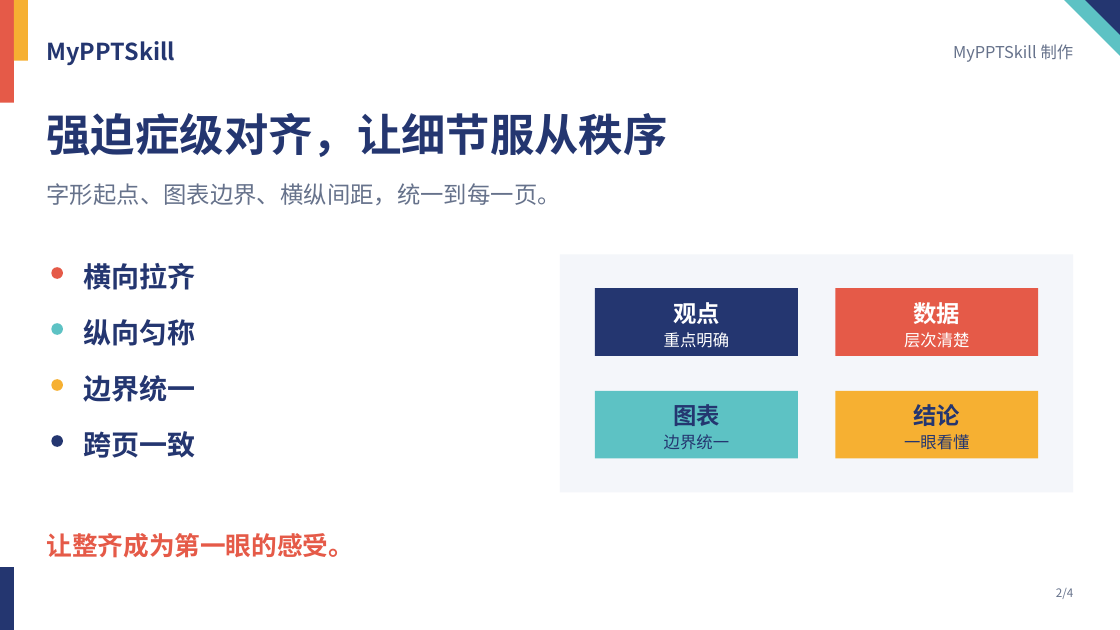
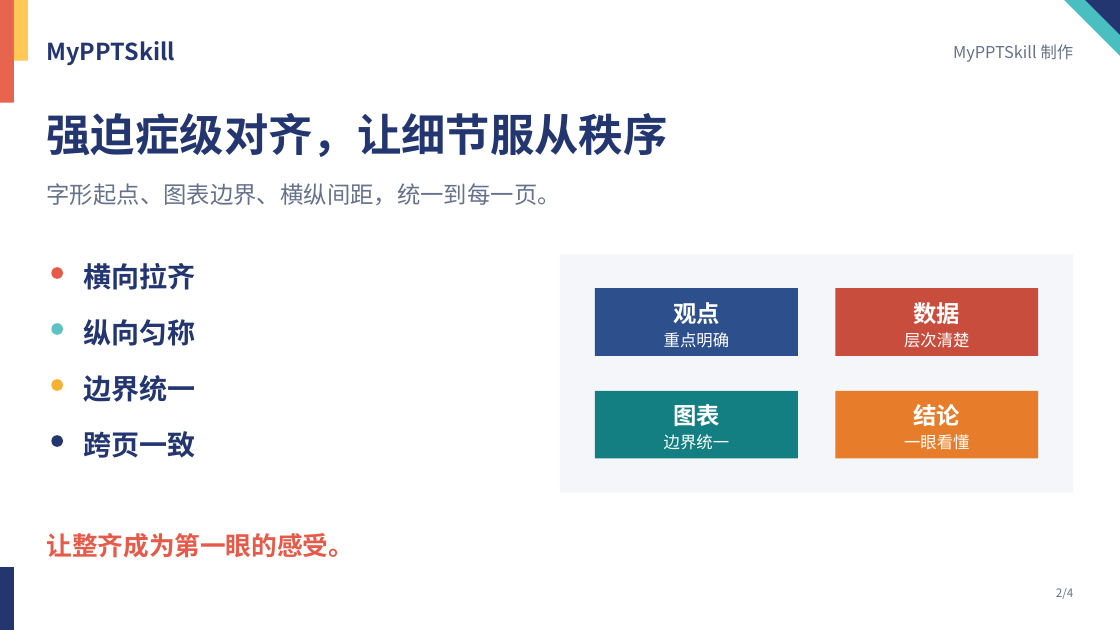
Before and after one commit to Yifan0718/MyPPTSkill, a slide deck: slide 2 of MyPPTSkill-Promo.pptx. Drawn at 1120x630 pixels with LibreOffice and Linux fonts; fonts in the diff are those of the drawing. Boxes give left, top, right and bottom in pixels: in the first picture for what was removed or moved away, otherwise in the second. Text is boxed around its words. In the diff, an @@ line names an element or a change of style, - is before the commit and + after.

```diff
--- a/MyPPTSkill-Promo.pptx
+++ b/MyPPTSkill-Promo.pptx
@@ rectangle at [0, 0, 14, 103]: fill #E55A48 to #E8644E @@
@@ rectangle at [14, 0, 29, 60]: fill #F6B032 to #FFC857 @@
@@ right triangle at [1065, 0, 1120, 56]: fill #5DC2C4 to #49BFC1 @@
@@ rectangle "观点" at [595, 288, 798, 356]: fill #243670 to #2D4F8B @@
@@ rectangle "数据" at [835, 288, 1038, 356]: fill #E55A48 to #C84D3C @@
@@ rectangle "图表" at [595, 391, 798, 459]: text colour #243670 to #FFFFFF; fill #5DC2C4 to #137F82 @@
@@ rectangle "结论" at [835, 391, 1038, 459]: text colour #243670 to #FFFFFF; fill #F6B032 to #E77D2A @@
```
Also in this commit, not shown: 3 other slides changed, 57 other files.
